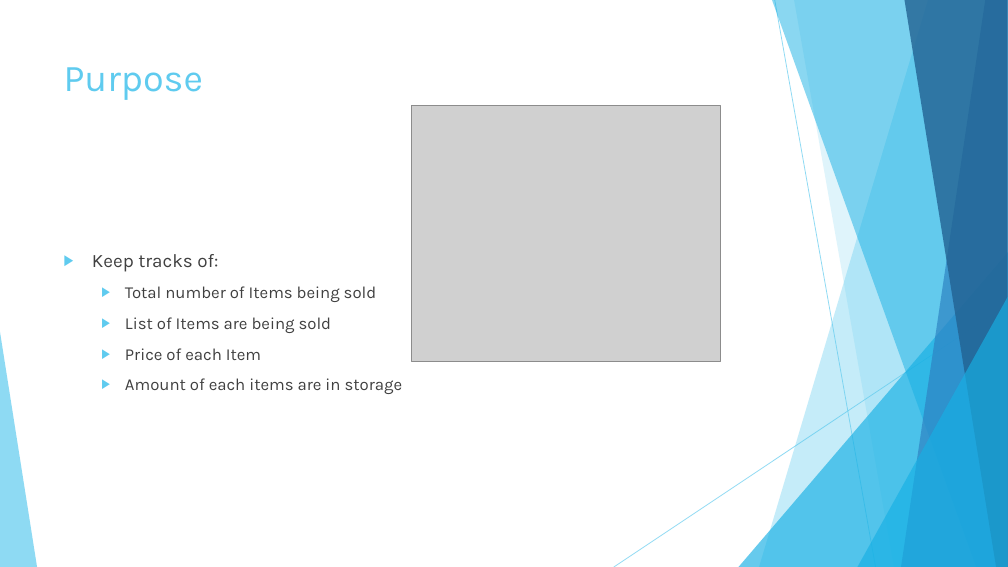
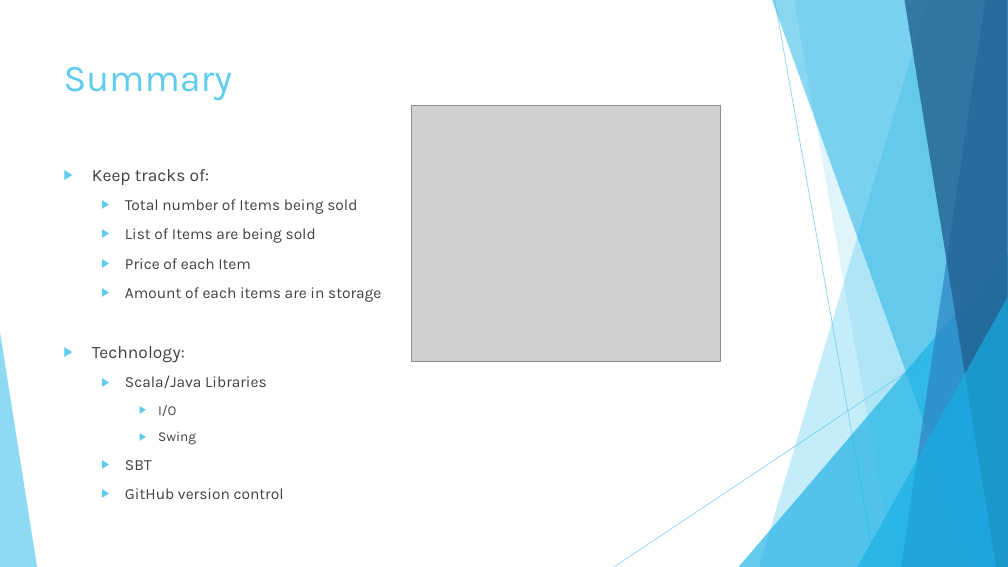
Before and after one commit to bangumi4346/p0, a slide deck: slide 2 of presentation.pptx. Drawn at 1008x567 pixels with LibreOffice and Linux fonts; fonts in the diff are those of the drawing; grey boxes stand for pictures. Boxes give left, top, right and bottom in pixels: in the first picture for what was removed or moved away, otherwise in the second. Text is boxed around its words. In the diff, an @@ line names an element or a change of style, - is before the commit and + after.

```diff
--- a/presentation.pptx
+++ b/presentation.pptx
@@ title at bbox=[64, 67, 232, 101]: text changed @@
-Purpose
+Summary
@@ text "Keep tracks of:": place and size @@
-text "Keep tracks of:" at bbox=[92, 254, 403, 394]
+text "Keep tracks of:" at bbox=[92, 169, 381, 499]
@@ text at bbox=[92, 169, 381, 302]: size 18 to 16.6 pt in "Keep tracks of:"; size 16 to 14.8 pt in "Total number of Items being sold", "List of Items are being sold", "Price of each Item", "Amount of each items are in storage" @@
@@ text at bbox=[92, 346, 284, 499]: paragraphs added @@
+▶ Technology:
+  ▶ Scala/Java Libraries
+    ▶ I/O
+    ▶ Swing
+  ▶ SBT
+  ▶ GitHub version control
```
Also in this commit, not shown: 3 other files.
